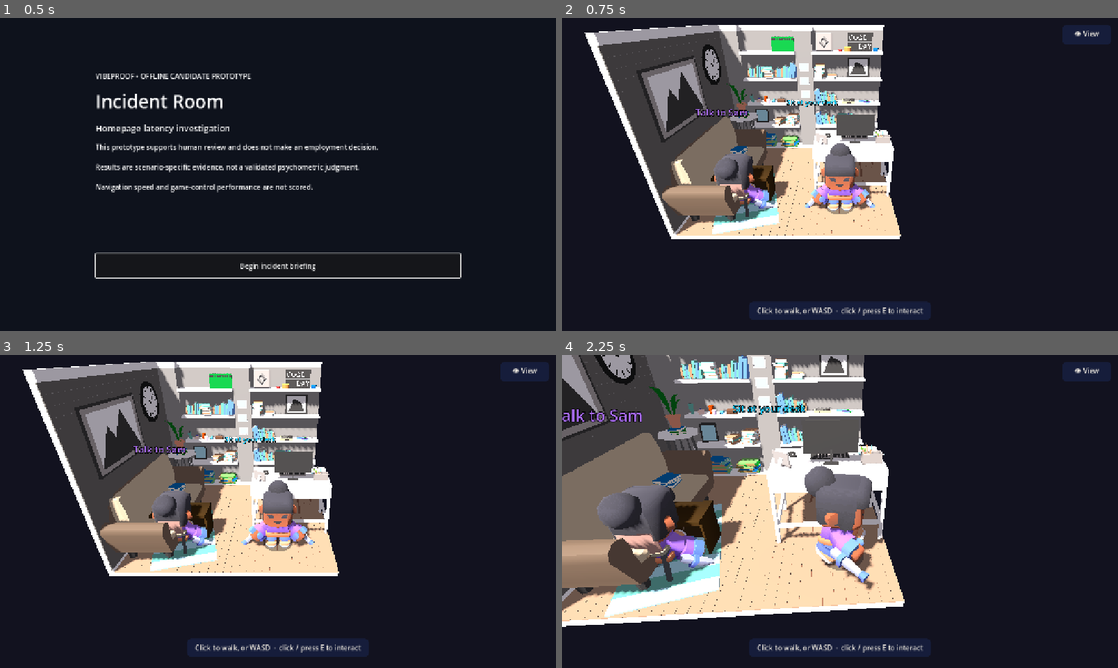
Above: before the commit, frames 1-4 (two rows, left to right).
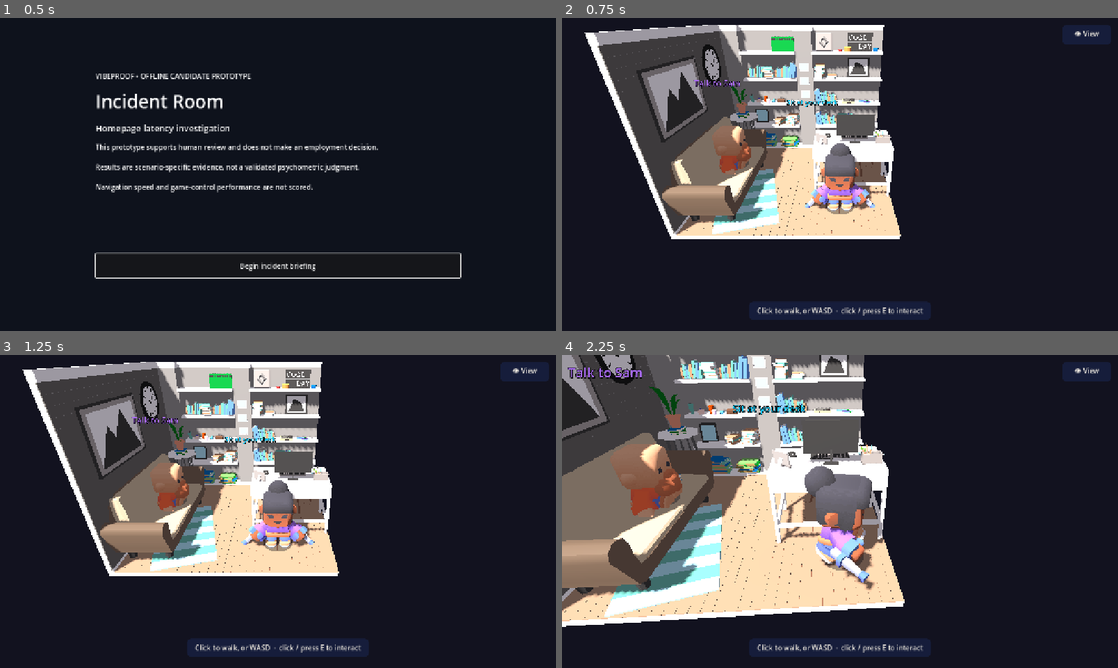
Above: after the commit, the same moments.

Repository: mengfoong-dev/codex-candidate-assesment-system
Game: Godot game, scene res://scenes/main/main.tscn
Same seed, same stepped clock (60 frames per second), same inputs: the game is played once before the commit and once after it.
Inputs (mouse positions are in pixels of both pictures, inside the frame that each line leads up to):
- Up to frame 1 (0.5 s): no input
- Up to frame 2 (0.75 s): click "Begin incident briefing" at 0.5 s
- Up to frame 3 (1.25 s): no input
- Up to frame 4 (2.25 s): click "👁 View" at 1.25 s; tap Enter at 2 s; move the mouse to (962, 495) at 2.02 s; hold D (move_right) from 2.03 s (still down); tap E (interact) at 2.1 s; click (962, 495) at 2.17 s

Frame 1 is identical in both runs. In frame 2, 2.0% of the frame differs, in the area x 23-41%, y 19-64%; in frame 3, 2.0%; in frame 4, 5.5%, in the area x 0-33%, y 4-73%.

Commit message:
feat: seat the senior on the couch as a distinct character
Acquire a second Kenney character (character-male-b.glb, shared colormap atlas) and
add senior_visual.tscn using it, so the senior (Sam) and the player (character-female-a)
are visually distinct. Remove Sam's separate desk/chair and seat him on the Office
Room 15 couch (seat height measured by raycast, facing into the room). Update the
Kenney CC0 notice to list both characters.

Diff:
--- /dev/null
+++ b/apps/incident-room/scenes/player/senior_visual.tscn
@@ -0,0 +1,29 @@
+[gd_scene load_steps=5 format=3]
+
+[ext_resource type="Script" path="res://scripts/presentation/player_visual.gd" id="1_visual"]
+[ext_resource type="PackedScene" uid="uid://tm2knt3rdu1j" path="res://assets/third_party/kenney-mini-characters/character-male-b.glb" id="2_character"]
+
+[sub_resource type="CylinderMesh" id="BlobMesh"]
+top_radius = 0.4
+bottom_radius = 0.4
+height = 0.02
+radial_segments = 24
+rings = 0
+
+[sub_resource type="StandardMaterial3D" id="BlobMaterial"]
+transparency = 1
+shading_mode = 0
+albedo_color = Color(0.02, 0.03, 0.06, 0.35)
+
+[node name="SeniorVisual" type="Node3D"]
+script = ExtResource("1_visual")
+start_animation = "sit"
+
+[node name="Character" parent="." instance=ExtResource("2_character")]
+transform = Transform3D(2.19, 0, 0, 0, 2.19, 0, 0, 0, 2.19, 0, 0, 0)
+
+[node name="BlobShadow" type="MeshInstance3D" parent="."]
+transform = Transform3D(1, 0, 0, 0, 1, 0, 0, 0, 1, 0, 0.02, 0)
+cast_shadow = 0
+mesh = SubResource("BlobMesh")
+material_override = SubResource("BlobMaterial")
--- a/apps/incident-room/scenes/room/incident_room.tscn
+++ b/apps/incident-room/scenes/room/incident_room.tscn
@@ -1,16 +1,11 @@
-[gd_scene load_steps=13 format=3]
+[gd_scene load_steps=10 format=3]
 
 [ext_resource type="PackedScene" path="res://scenes/player/player.tscn" id="1_player"]
 [ext_resource type="PackedScene" path="res://scenes/stations/station_trigger.tscn" id="2_station"]
-[ext_resource type="PackedScene" path="res://scenes/player/player_visual.tscn" id="8_senior"]
 [ext_resource type="Script" path="res://scripts/presentation/follow_camera.gd" id="17_cam"]
 [ext_resource type="PackedScene" uid="uid://dbph8hxieq235" path="res://assets/third_party/office-room-15/office_room_15.glb" id="18_room"]
 [ext_resource type="Script" path="res://scripts/presentation/mesh_collider.gd" id="21_collider"]
-[ext_resource type="Mesh" uid="uid://ct0wwua8701fu" path="res://assets/third_party/vnb-office-set/Office_Desk_1.obj" id="22_sdesk"]
-[ext_resource type="Mesh" uid="uid://do7o868e5cnsb" path="res://assets/third_party/vnb-office-set/Chair_A.obj" id="23_schair"]
-
-[sub_resource type="BoxShape3D" id="SamDeskShape"]
-size = Vector3(1.5, 0.95, 0.75)
+[ext_resource type="PackedScene" path="res://scenes/player/senior_visual.tscn" id="24_senior"]
 
 [sub_resource type="Environment" id="Environment_room"]
 background_mode = 1
@@ -78,28 +73,10 @@
 transform = Transform3D(0, 0, 1, 0, 1, 0, -1, 0, 0, 2.65, 1.5, 0)
 shape = SubResource("WallShape")
 
-[node name="SamDesk" type="Node3D" parent="."]
-transform = Transform3D(1, 0, 0, 0, 1, 0, 0, 0, 1, -1.35, 0, 1.7)
+[node name="Senior" type="Node3D" parent="."]
+transform = Transform3D(0, 0, 1, 0, 1, 0, -1, 0, 0, -1.8, 0.82, 0.5)
 
-[node name="Desk" type="MeshInstance3D" parent="SamDesk"]
-transform = Transform3D(1, 0, 0, 0, 1, 0, 0, 0, 1, 0, 0, -0.55)
-mesh = ExtResource("22_sdesk")
-
-[node name="Chair" type="MeshInstance3D" parent="SamDesk"]
-transform = Transform3D(-1, 0, 0, 0, 1, 0, 0, 0, -1, 0, 0, 0.05)
-mesh = ExtResource("23_schair")
-
-[node name="Body" type="StaticBody3D" parent="SamDesk"]
-
-[node name="Collision" type="CollisionShape3D" parent="SamDesk/Body"]
-transform = Transform3D(1, 0, 0, 0, 1, 0, 0, 0, 1, 0, 0.475, -0.55)
-shape = SubResource("SamDeskShape")
-
-[node name="Senior" type="Node3D" parent="."]
-transform = Transform3D(-1, 0, 0, 0, 1, 0, 0, 0, -1, -1.35, 0.42, 1.65)
-
-[node name="Body" parent="Senior" instance=ExtResource("8_senior")]
-start_animation = "sit"
+[node name="Body" parent="Senior" instance=ExtResource("24_senior")]
 
 [node name="Trigger" parent="Senior" instance=ExtResource("2_station")]
 station_id = "senior"
Binary file added: apps/incident-room/assets/third_party/kenney-mini-characters/character-male-b.glb
Not shown, added: apps/incident-room/assets/third_party/kenney-mini-characters/character-male-b.glb.import
Not shown, changed: apps/incident-room/THIRD_PARTY_NOTICES.md
Not shown, changed: apps/incident-room/scripts/development/acquire_art_assets.ps1
